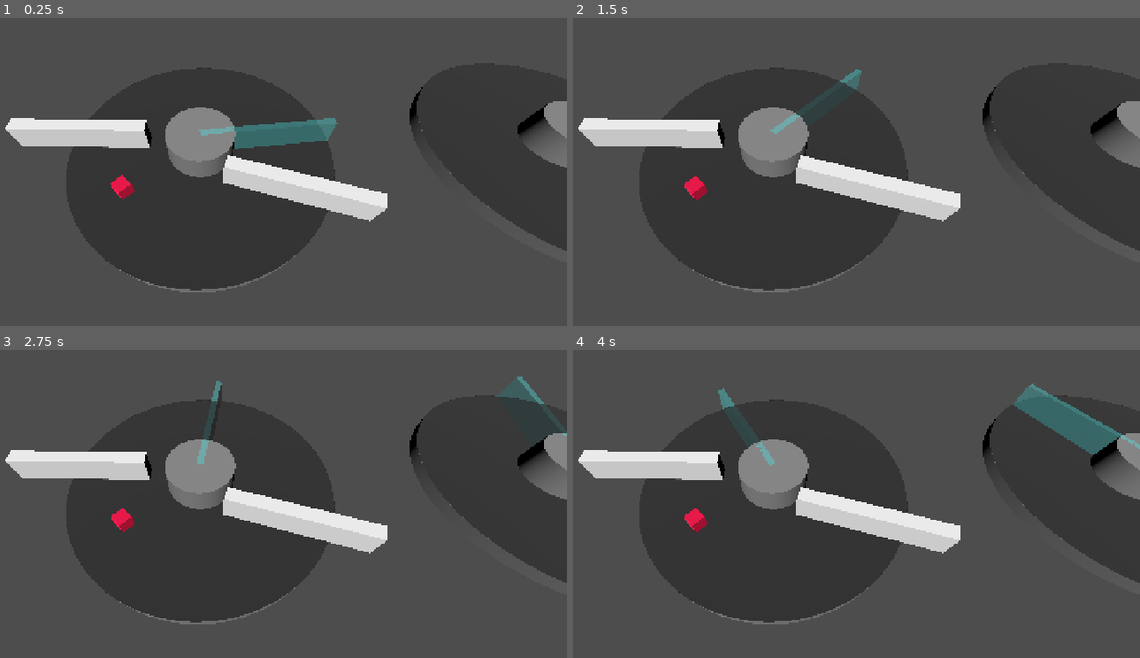
Above: before the commit, frames 1-4 (two rows, left to right).
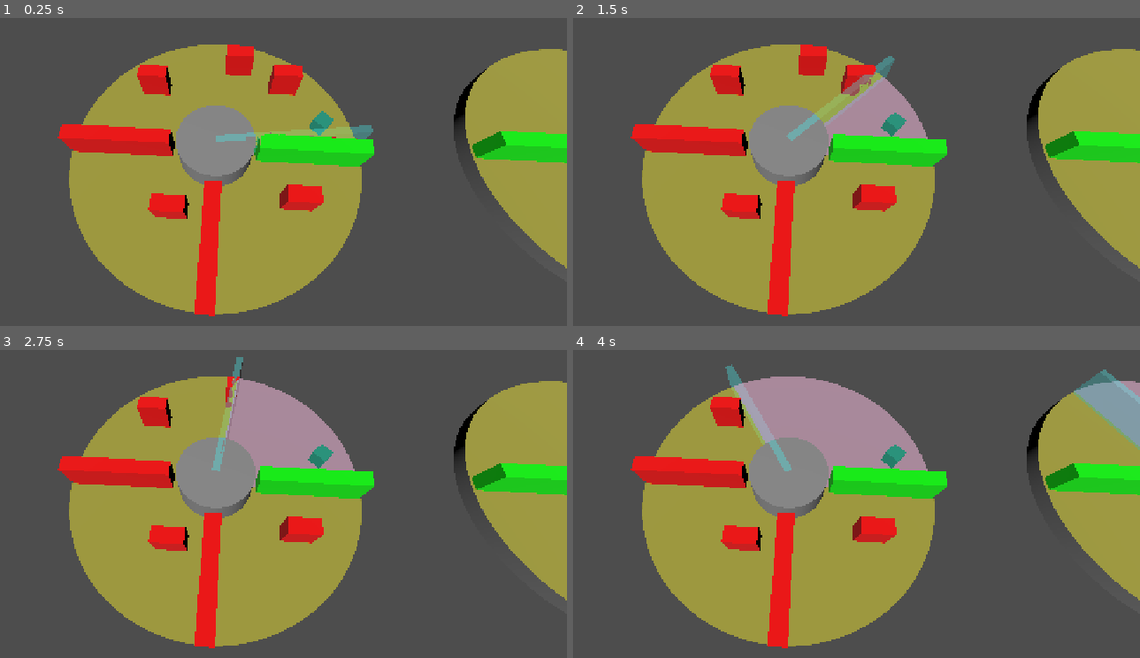
Above: after the commit, the same moments.

Repository: MisterIXI/gmtk25
Game: Godot game, scene res://scenes/levels/level_1.tscn
The game is run twice, just before and just after one commit, with the same random seed, the same clock (stepped at 60 frames per second) and the same inputs. The project has no main scene, so this scene is started directly.
Inputs (mouse positions are in pixels of both pictures, inside the frame that each line leads up to):
- Up to frame 1 (0.25 s): no input
- Up to frame 2 (1.5 s): move the mouse to (941, 153) at 0.52 s; hold D (move_right) 0.53-1.28 s; hold E (interact) 0.53-1.28 s; tap Space (jump) at 0.77 s; move the mouse to (646, 190) at 1.27 s; hold S (move_down) from 1.28 s (still down); tap E (interact) at 1.35 s
- Up to frame 3 (2.75 s): tap Space (jump) at 1.52 s; move the mouse to (283, 417) at 2.02 s; release S (move_down) at 2.03 s; hold D (move_right) from 2.03 s (still down); hold E (interact) from 2.03 s (still down)
- Up to frame 4 (4 s): move the mouse to (748, 584) at 2.77 s; release D (move_right) at 2.78 s; release E (interact) at 2.78 s; hold W (move_up) 2.78-3.53 s; tap E (interact) at 2.85 s; tap Space (jump) at 3.02, 3.77 s; move the mouse to (998, 562) at 3.52 s; hold A (move_left) from 3.53 s (still down); hold E (interact) from 3.53 s (still down)

The runs differ from the first frame. In frame 1, 45% of the frame differs, in the area x 0-100%, y 8-97%; in frame 2, 45%; in frame 3, 45%; in frame 4, 46%, in the area x 0-100%, y 4-97%.
Error before the commit: Invalid access to property or key 'wiper' on a base object of type 'null instance'. (res://scenes/wiper_mechanic/time_wiper.gd:16)

Commit message:
debug wall added and level 1 changed

Diff:
--- /dev/null
+++ b/scenes/_debug/yannik/debug_wall.tscn
@@ -0,0 +1,40 @@
+[gd_scene load_steps=7 format=3 uid="uid://h3nlsbvuymjx"]
+
+[ext_resource type="Shader" uid="uid://ddv4i5hwh2yjy" path="res://scenes/_debug/yannik/dissolve.gdshader" id="1_xh2vt"]
+
+[sub_resource type="FastNoiseLite" id="FastNoiseLite_xh2vt"]
+
+[sub_resource type="NoiseTexture3D" id="NoiseTexture3D_wgwqq"]
+noise = SubResource("FastNoiseLite_xh2vt")
+
+[sub_resource type="ShaderMaterial" id="ShaderMaterial_cbbqc"]
+resource_local_to_scene = true
+render_priority = 0
+shader = ExtResource("1_xh2vt")
+shader_parameter/expansion_max = 0.2
+shader_parameter/transition_in = -0.5
+shader_parameter/transition_out = 0.5
+shader_parameter/surface_albedo = Vector3(1, 0, 0)
+shader_parameter/dissolve_noise_texture = SubResource("NoiseTexture3D_wgwqq")
+shader_parameter/intersector_pos = Vector3(0, 0, 0)
+shader_parameter/intersector_radius = 0.0
+shader_parameter/p_vec = Vector3(-18.91, 0, 0)
+shader_parameter/b_vec = Vector3(0, 0, 0)
+
+[sub_resource type="BoxMesh" id="BoxMesh_xh2vt"]
+resource_local_to_scene = true
+material = SubResource("ShaderMaterial_cbbqc")
+size = Vector3(2, 2, 1)
+
+[sub_resource type="BoxShape3D" id="BoxShape3D_6761a"]
+size = Vector3(2, 2, 1)
+
+[node name="StaticBody3D2" type="StaticBody3D" groups=["wipeable"]]
+transform = Transform3D(-1, 0, 8.742278e-08, 0, 1, 0, -8.742278e-08, 0, -1, 0, 0, 0)
+metadata/_edit_group_ = true
+
+[node name="MeshInstance3D" type="MeshInstance3D" parent="."]
+mesh = SubResource("BoxMesh_xh2vt")
+
+[node name="CollisionShape3D" type="CollisionShape3D" parent="."]
+shape = SubResource("BoxShape3D_6761a")
--- a/scenes/levels/level_1.tscn
+++ b/scenes/levels/level_1.tscn
@@ -1,55 +1,122 @@
-[gd_scene load_steps=13 format=3 uid="uid://cr0vl3ekkvcnn"]
+[gd_scene load_steps=26 format=3 uid="uid://cr0vl3ekkvcnn"]
 
 [ext_resource type="PackedScene" uid="uid://0nxicyyoxvju" path="res://scenes/disks/disk_default.tscn" id="2_6iamk"]
 [ext_resource type="Script" uid="uid://dgcceg4n5yq2p" path="res://scenes/wiper_mechanic/time_wiper.gd" id="3_6761a"]
 [ext_resource type="Script" uid="uid://cs112y3a3013t" path="res://scenes/levels/simple_mover.gd" id="3_nsrm0"]
 [ext_resource type="Shader" uid="uid://ddv4i5hwh2yjy" path="res://scenes/_debug/yannik/dissolve.gdshader" id="4_x42e6"]
+[ext_resource type="PackedScene" uid="uid://h3nlsbvuymjx" path="res://scenes/_debug/yannik/debug_wall.tscn" id="5_6761a"]
 
 [sub_resource type="BoxShape3D" id="BoxShape3D_nsrm0"]
 
 [sub_resource type="StandardMaterial3D" id="StandardMaterial3D_6iamk"]
-albedo_color = Color(0.990235, 0, 0.288562, 1)
+albedo_color = Color(0.14383401, 0.62106293, 0.5166262, 1)
 
 [sub_resource type="BoxMesh" id="BoxMesh_nsrm0"]
 material = SubResource("StandardMaterial3D_6iamk")
 
-[sub_resource type="FastNoiseLite" id="FastNoiseLite_6761a"]
+[sub_resource type="FastNoiseLite" id="FastNoiseLite_x42e6"]
 
-[sub_resource type="NoiseTexture3D" id="NoiseTexture3D_sk5k4"]
-noise = SubResource("FastNoiseLite_6761a")
+[sub_resource type="NoiseTexture3D" id="NoiseTexture3D_6761a"]
+noise = SubResource("FastNoiseLite_x42e6")
 
-[sub_resource type="ShaderMaterial" id="ShaderMaterial_oc4kc"]
+[sub_resource type="ShaderMaterial" id="ShaderMaterial_sk5k4"]
 render_priority = 0
 shader = ExtResource("4_x42e6")
 shader_parameter/expansion_max = 0.2
 shader_parameter/transition_in = -0.5
 shader_parameter/transition_out = 0.5
-shader_parameter/surface_albedo = Vector3(1, 1, 1)
-shader_parameter/dissolve_noise_texture = SubResource("NoiseTexture3D_sk5k4")
+shader_parameter/surface_albedo = Vector3(1, 0, 0)
+shader_parameter/dissolve_noise_texture = SubResource("NoiseTexture3D_6761a")
 shader_parameter/intersector_pos = Vector3(0, 0, 0)
 shader_parameter/intersector_radius = 0.0
 shader_parameter/p_vec = Vector3(-18.91, 0, 0)
 shader_parameter/b_vec = Vector3(0, 0, 0)
 
-[sub_resource type="BoxMesh" id="BoxMesh_x42e6"]
-material = SubResource("ShaderMaterial_oc4kc")
-size = Vector3(10, 2, 1)
+[sub_resource type="BoxMesh" id="BoxMesh_oc4kc"]
+material = SubResource("ShaderMaterial_sk5k4")
+size = Vector3(7, 2, 1)
 
 [sub_resource type="BoxShape3D" id="BoxShape3D_6761a"]
-size = Vector3(10, 2, 1)
+size = Vector3(2, 2, 1)
+
+[sub_resource type="FastNoiseLite" id="FastNoiseLite_s8va5"]
+
+[sub_resource type="NoiseTexture3D" id="NoiseTexture3D_dga24"]
+noise = SubResource("FastNoiseLite_s8va5")
+
+[sub_resource type="ShaderMaterial" id="ShaderMaterial_qxy0u"]
+render_priority = 0
+shader = ExtResource("4_x42e6")
+shader_parameter/expansion_max = 0.2
+shader_parameter/transition_in = -0.5
+shader_parameter/transition_out = 0.5
+shader_parameter/surface_albedo = Vector3(1, 0, 0)
+shader_parameter/dissolve_noise_texture = SubResource("NoiseTexture3D_dga24")
+shader_parameter/intersector_pos = Vector3(0, 0, 0)
+shader_parameter/intersector_radius = 0.0
+shader_parameter/p_vec = Vector3(-18.91, 0, 0)
+shader_parameter/b_vec = Vector3(0, 0, 0)
+
+[sub_resource type="BoxMesh" id="BoxMesh_wtwp4"]
+material = SubResource("ShaderMaterial_qxy0u")
+size = Vector3(7, 2, 1)
+
+[sub_resource type="FastNoiseLite" id="FastNoiseLite_iwr0g"]
+
+[sub_resource type="NoiseTexture3D" id="NoiseTexture3D_bahl2"]
+noise = SubResource("FastNoiseLite_iwr0g")
+
+[sub_resource type="ShaderMaterial" id="ShaderMaterial_np2pn"]
+render_priority = 0
+shader = ExtResource("4_x42e6")
+shader_parameter/expansion_max = 0.2
+shader_parameter/transition_in = -0.5
+shader_parameter/transition_out = 0.5
+shader_parameter/surface_albedo = Vector3(0, 1, 0)
+shader_parameter/dissolve_noise_texture = SubResource("NoiseTexture3D_bahl2")
+shader_parameter/intersector_pos = Vector3(0, 0, 0)
+shader_parameter/intersector_radius = 0.0
+shader_parameter/p_vec = Vector3(-18.91, 0, 0)
+shader_parameter/b_vec = Vector3(0, 0, 0)
+
+[sub_resource type="BoxMesh" id="BoxMesh_v6ha0"]
+material = SubResource("ShaderMaterial_np2pn")
+size = Vector3(7, 2, 1)
+
+[sub_resource type="FastNoiseLite" id="FastNoiseLite_gmpev"]
+
+[sub_resource type="NoiseTexture3D" id="NoiseTexture3D_mkypq"]
+noise = SubResource("FastNoiseLite_gmpev")
+
+[sub_resource type="ShaderMaterial" id="ShaderMaterial_ndtll"]
+render_priority = 0
+shader = ExtResource("4_x42e6")
+shader_parameter/expansion_max = 0.2
+shader_parameter/transition_in = -0.5
+shader_parameter/transition_out = 0.5
+shader_parameter/surface_albedo = Vector3(0, 1, 0)
+shader_parameter/dissolve_noise_texture = SubResource("NoiseTexture3D_mkypq")
+shader_parameter/intersector_pos = Vector3(0, 0, 0)
+shader_parameter/intersector_radius = 0.0
+shader_parameter/p_vec = Vector3(-18.91, 0, 0)
+shader_parameter/b_vec = Vector3(0, 0, 0)
+
+[sub_resource type="BoxMesh" id="BoxMesh_7h2jl"]
+material = SubResource("ShaderMaterial_ndtll")
+size = Vector3(7, 2, 1)
 
 [node name="Level1" type="Node3D"]
 
 [node name="TimeWiper" type="Node" parent="." node_paths=PackedStringArray("disks")]
 script = ExtResource("3_6761a")
-disks = [NodePath("../Disk0"), NodePath("../Disk1"), NodePath("")]
-colors = Array[Color]([Color(1, 0, 0, 0.486275), Color(0, 1, 0, 0.509804), Color(0, 0, 1, 0.505882)])
+disks = [NodePath("../Disk0"), NodePath("../Disk1")]
+colors = Array[Color]([Color(0.9287334, 0.8862335, 1.540184e-06, 0.4862745), Color(1, 0.7336743, 0.8846817, 0.50980395), Color(0, 0, 1, 0.505882)])
 metadata/_custom_type_script = "uid://dgcceg4n5yq2p"
 
 [node name="Disk0" parent="." instance=ExtResource("2_6iamk")]
 
 [node name="RigidBody3D" type="RigidBody3D" parent="Disk0"]
-transform = Transform3D(0.722255, 0, -0.691627, 0, 1, 0, 0.691627, 0, 0.722255, -5.133868, 0.64391106, 3.761426)
+transform = Transform3D(0.722255, 0, -0.691627, 0, 1, 0, 0.691627, 0, 0.722255, 7.299345, 0.64391106, -2.413608)
 script = ExtResource("3_nsrm0")
 
 [node name="CollisionShape3D" type="CollisionShape3D" parent="Disk0/RigidBody3D"]
@@ -59,31 +126,66 @@
 mesh = SubResource("BoxMesh_nsrm0")
 
 [node name="StaticBody3D" type="StaticBody3D" parent="Disk0" groups=["wipeable"]]
-transform = Transform3D(1, 0, 0, 0, 1, 0, 0, 0, 1, -7.0260124, 1, -0.10640478)
+transform = Transform3D(1, 0, 0, 0, 1, 0, 0, 0, 1, -6.398, 1, 0)
+metadata/_edit_group_ = true
 
 [node name="MeshInstance3D" type="MeshInstance3D" parent="Disk0/StaticBody3D"]
-transform = Transform3D(1, 0, 0, 0, 1, 0, 0, 0, 1, -1.9442387, 0, -0.49867868)
-mesh = SubResource("BoxMesh_x42e6")
+mesh = SubResource("BoxMesh_oc4kc")
 
 [node name="CollisionShape3D" type="CollisionShape3D" parent="Disk0/StaticBody3D"]
 shape = SubResource("BoxShape3D_6761a")
 
-[node name="StaticBody3D2" type="StaticBody3D" parent="Disk0" groups=["wipeable"]]
-transform = Transform3D(0.96120876, 0, -0.2758219, 0, 1, 0, 0.2758219, 0, 0.96120876, 8.347767, 1, 4.830802)
+[node name="StaticBody3D3" type="StaticBody3D" parent="Disk0" groups=["wipeable"]]
+transform = Transform3D(-4.371139e-08, 0, -1, 0, 1, 0, 1, 0, -4.371139e-08, 0, 1, 6.3)
+metadata/_edit_group_ = true
 
-[node name="MeshInstance3D" type="MeshInstance3D" parent="Disk0/StaticBody3D2"]
-transform = Transform3D(1, 0, 0, 0, 1, 0, 0, 0, 1, -1.9442387, 0, -0.49867868)
-mesh = SubResource("BoxMesh_x42e6")
+[node name="MeshInstance3D" type="MeshInstance3D" parent="Disk0/StaticBody3D3"]
+mesh = SubResource("BoxMesh_wtwp4")
 
-[node name="CollisionShape3D" type="CollisionShape3D" parent="Disk0/StaticBody3D2"]
+[node name="CollisionShape3D" type="CollisionShape3D" parent="Disk0/StaticBody3D3"]
 shape = SubResource("BoxShape3D_6761a")
+
+[node name="StaticBody3D2" parent="Disk0" instance=ExtResource("5_6761a")]
+transform = Transform3D(-1, 0, 8.742278e-08, 0, 1, 0, -8.742278e-08, 0, -1, 1.410481, 1, -7.332471)
+
+[node name="StaticBody3D4" parent="Disk0" instance=ExtResource("5_6761a")]
+transform = Transform3D(-1, 0, 8.742278e-08, 0, 1, 0, -8.742278e-08, 0, -1, 5.3626, 1, 3.284483)
+
+[node name="StaticBody3D5" parent="Disk0" instance=ExtResource("5_6761a")]
+transform = Transform3D(-1, 0, 8.742278e-08, 0, 1, 0, -8.742278e-08, 0, -1, 4.798826, 1, -5.706236)
+
+[node name="StaticBody3D6" parent="Disk0" instance=ExtResource("5_6761a")]
+transform = Transform3D(-1, 0, 8.742278e-08, 0, 1, 0, -8.742278e-08, 0, -1, -4.7383423, 1, -5.129507)
+
+[node name="StaticBody3D7" parent="Disk0" instance=ExtResource("5_6761a")]
+transform = Transform3D(-1, 0, 8.742278e-08, 0, 1, 0, -8.742278e-08, 0, -1, -2.525319, 1, 4.2773705)
 
 [node name="Disk1" parent="." instance=ExtResource("2_6iamk")]
 transform = Transform3D(1, 0, 0, 0, 1, 0, 0, 0, 1, 27.815954, 0, -1.1258316)
 disk_id = 1
 
+[node name="StaticBody3D4" type="StaticBody3D" parent="Disk1" groups=["wipeable"]]
+transform = Transform3D(1, 0, 0, 0, 1, 0, 0, 0, 1, -6.3, 1, 0)
+metadata/_edit_group_ = true
+
+[node name="MeshInstance3D" type="MeshInstance3D" parent="Disk1/StaticBody3D4"]
+mesh = SubResource("BoxMesh_v6ha0")
+
+[node name="CollisionShape3D" type="CollisionShape3D" parent="Disk1/StaticBody3D4"]
+shape = SubResource("BoxShape3D_6761a")
+
+[node name="StaticBody3D5" type="StaticBody3D" parent="Disk1" groups=["wipeable"]]
+transform = Transform3D(1, 0, 0, 0, 1, 0, 0, 0, 1, 6.3, 1, 0)
+metadata/_edit_group_ = true
+
+[node name="MeshInstance3D" type="MeshInstance3D" parent="Disk1/StaticBody3D5"]
+mesh = SubResource("BoxMesh_7h2jl")
+
+[node name="CollisionShape3D" type="CollisionShape3D" parent="Disk1/StaticBody3D5"]
+shape = SubResource("BoxShape3D_6761a")
+
 [node name="DirectionalLight3D" type="DirectionalLight3D" parent="."]
 transform = Transform3D(0.923404, 0.331038, -0.194264, -0.040033, 0.586425, 0.809014, 0.381736, -0.73927, 0.55476, -4.13683, 5.00266, 0)
 
 [node name="Camera3D" type="Camera3D" parent="."]
-transform = Transform3D(0.99987763, -0.013245553, 0.00837206, 0, 0.53428704, 0.845303, -0.015669588, -0.8451994, 0.5342216, 1.1272223, 16.070877, 12.194938)
+transform = Transform3D(0.9982412, -0.055241313, 0.021532811, 0, 0.36317974, 0.931719, -0.059289645, -0.93007994, 0.36254087, 0.3083026, 16.418634, 7.864027)
